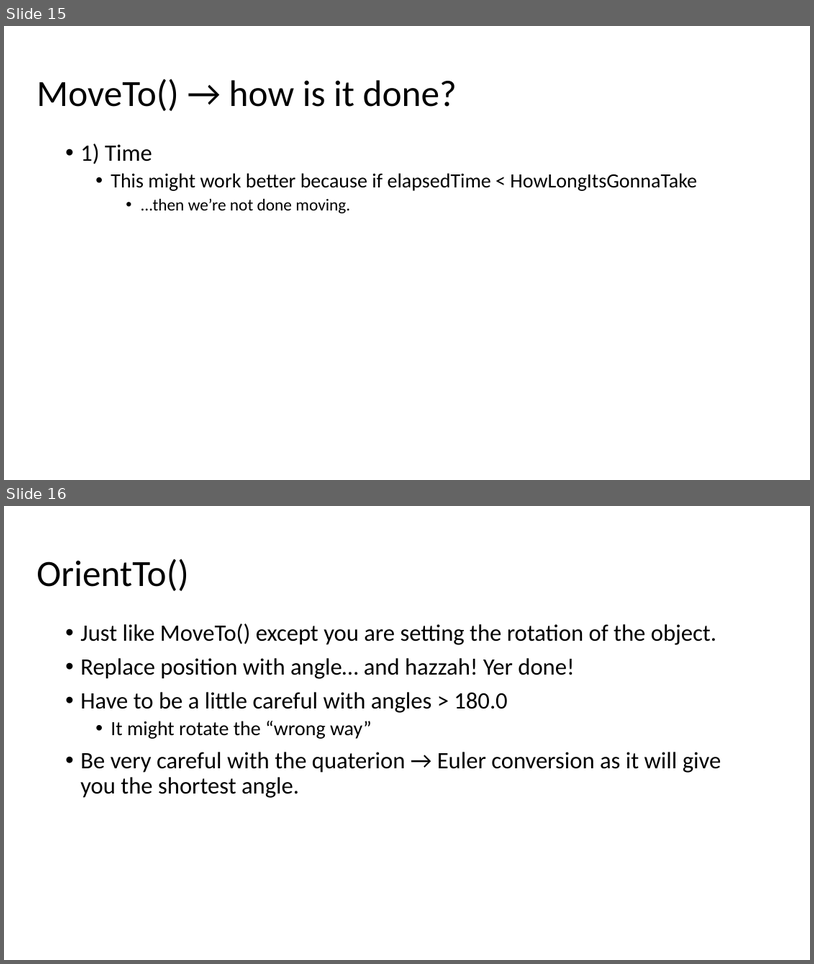
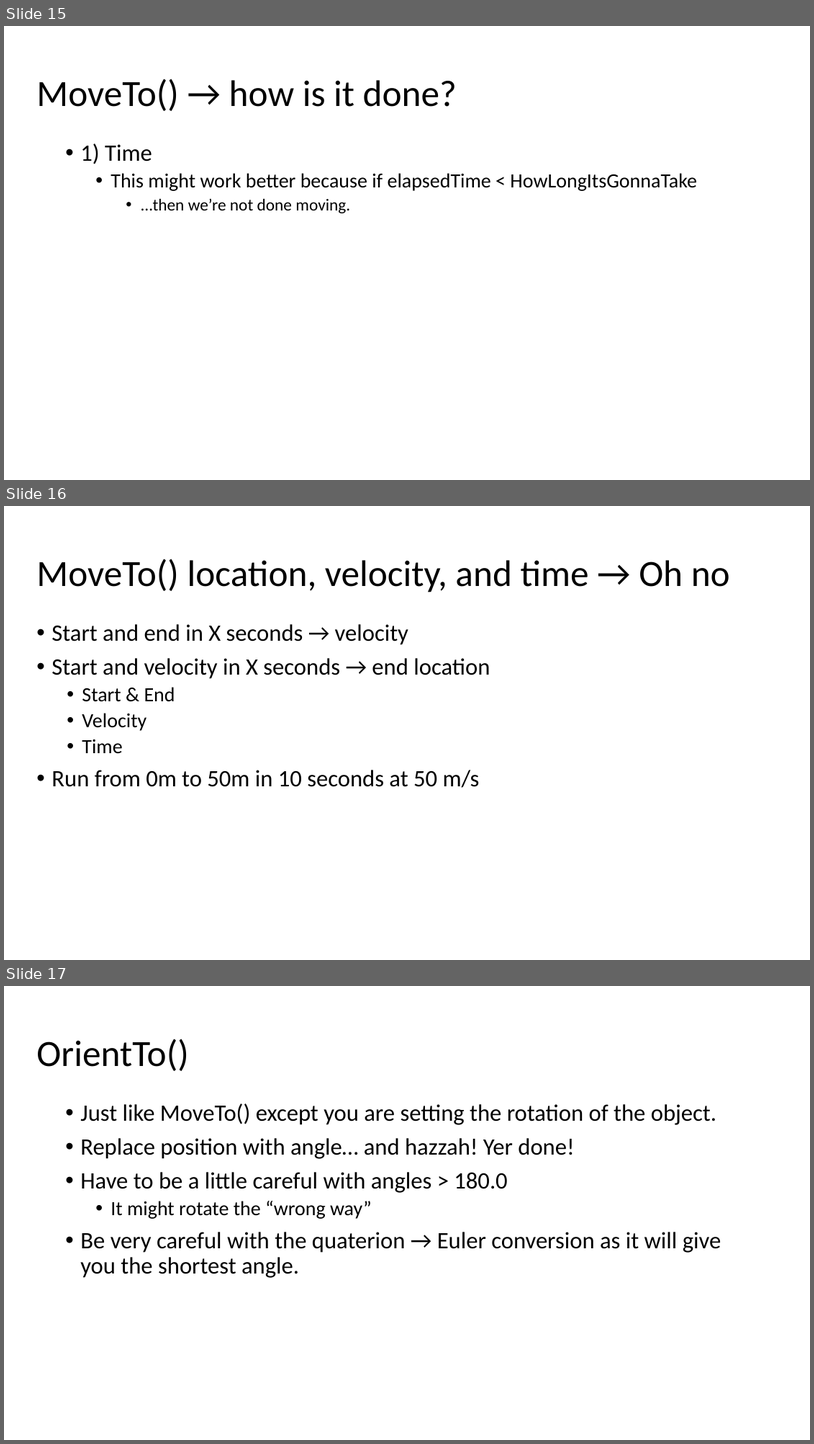
Before and after one commit to FeeneyCodes/GDP202324, a slide deck: 6044_FramPat/D2D/W11/W11_Timing_and_animations.pptx. Shown one above the other, each under a label of ours: slides 15 and 16 before the commit, slides 15, 16 and 17 after it. The pictures are 814x964 and 814x1444 pixels, drawn with LibreOffice and Linux fonts; fonts in the diff are those of the drawing. Boxes give left, top, right and bottom in pixels: in the first picture for what was removed or moved away, otherwise in the second. Text is boxed around its words. In the diff, an @@ line names an element or a change of style, - is before the commit and + after.

```diff
--- a/6044_FramPat/D2D/W11/W11_Timing_and_animations.pptx
+++ b/6044_FramPat/D2D/W11/W11_Timing_and_animations.pptx
@@ slide 16 added at [4, 506, 810, 960], background #FFFFFF @@
@@ title added at [36, 559, 730, 592], 44 pt, text #000000 @@
+MoveTo() location, velocity, and time → Oh no
@@ text added at [52, 624, 490, 788], 28 pt, text #000000 @@
+• Start and end in X seconds → velocity
+• Start and velocity in X seconds → end location
+  • Start & End
+  • Velocity
+  • Time
+• Run from 0m to 50m in 10 seconds at 50 m/s
@@ what was slide 16 is now slide 17 @@
```
Also in this commit, not shown: 1 other slide added, 5 other files.
